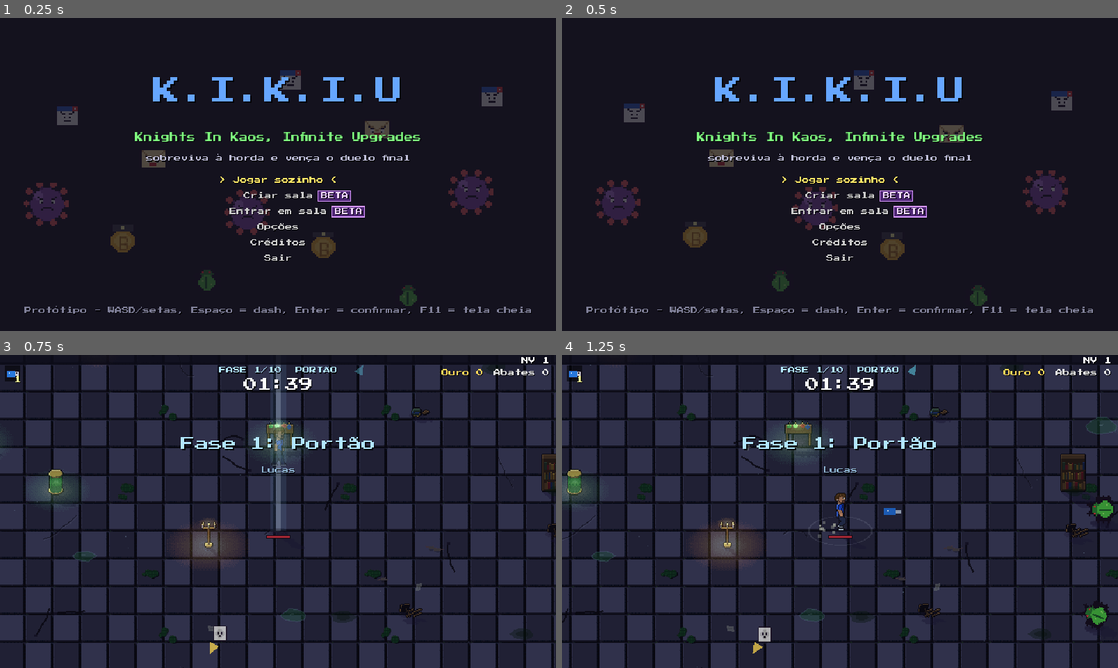
Above: before the commit, frames 1-4 (two rows, left to right).
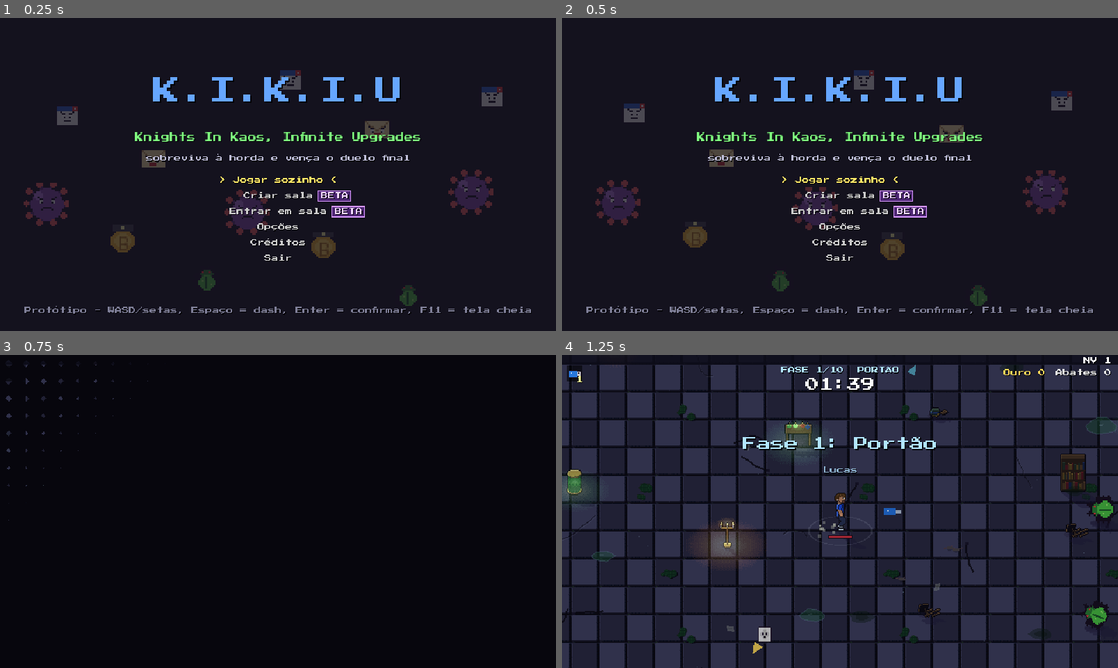
Above: after the commit, the same moments.

Repository: brenoalmeidatec/KIKIU-Survival
Game: Godot game, scene res://main.tscn
The game is run twice, just before and just after one commit, with the same random seed, the same clock (stepped at 60 frames per second) and the same inputs.
Inputs (mouse positions are in pixels of both pictures, inside the frame that each line leads up to):
- Up to frame 1 (0.25 s): no input
- Up to frame 2 (0.5 s): no input
- Up to frame 3 (0.75 s): tap Enter (confirmar) at 0.5 s; move the mouse to (400, 495) at 0.52 s; hold D (direita) from 0.53 s (still down); tap Q (transformar) at 0.6 s; click (400, 495) at 0.67 s
- Up to frame 4 (1.25 s): keep holding D (direita); tap X (pular) at 0.77 s

Frames 1-2 are identical in both runs. In frame 3, 80% of the frame differs, in the area x 0-100%, y 0-100%; in frame 4, nothing differs.

Commit message:
#55: transição de tela em losangos (pixel art) e registro dos marcos 1 e 2
Co-Authored-By: Claude Opus 5.5 <noreply@anthropic.com>

Diff:
--- a/jogos/hordas/projeto/project.godot
+++ b/jogos/hordas/projeto/project.godot
@@ -14,6 +14,7 @@
 Som="*res://scripts/hordas/som.gd"
 Rede="*res://scripts/hordas/rede.gd"
 Config="*res://scripts/hordas/config.gd"
+Transicao="*res://scripts/hordas/transicao.gd"
 
 [display]
 
--- a/jogos/hordas/projeto/scripts/hordas/arena.gd
+++ b/jogos/hordas/projeto/scripts/hordas/arena.gd
@@ -486,6 +486,7 @@
 	if acabou or not entre_fases or mapa_acessiveis().is_empty():
 		return
 	tela_mapa.abrir()
+	Transicao.revelar()   # sai da fase pro mapa
 
 
 func mapa_acessiveis() -> Array:
@@ -510,6 +511,7 @@
 	_no_seq += 1
 	var seq := _no_seq
 	tela_mapa.fechar()
+	Transicao.revelar()   # do mapa pra fase nova
 	if resultado.aberto():
 		resultado.fechar()
 	loja.fechar()   # o anfitrião fechou a votação com alguém ainda na loja
--- a/jogos/hordas/projeto/scripts/hordas/main.gd
+++ b/jogos/hordas/projeto/scripts/hordas/main.gd
@@ -33,6 +33,9 @@
 var _tela := Control.new()
 var _camada := CanvasLayer.new()
 var _estado := "titulo"      # titulo, herois, partida, fim
+var _estado_antes := "titulo"  # pra perceber a troca de tela e tocar a transição
+## telas que são a mesma tela pro jogador (só muda o texto): trocar entre elas não tem transição
+const MESMA_TELA := [["endereco", "conectando"], ["titulo", "opcoes"]]
 var _sel := 0
 var _arena: Node2D
 var _resumo := {}
@@ -121,6 +124,10 @@
 func _process(dt: float) -> void:
 	_t += dt
 	_tela.queue_redraw()
+	if _estado != _estado_antes:
+		if not ([_estado_antes, _estado] in MESMA_TELA or [_estado, _estado_antes] in MESMA_TELA):
+			Transicao.revelar()
+		_estado_antes = _estado
 	if Input.is_action_just_pressed("tela_cheia"):
 		# vira a opção "Tela cheia" (o Config troca a janela e lembra pra próxima vez)
 		var modo := DisplayServer.window_get_mode()
--- /dev/null
+++ b/jogos/hordas/projeto/scripts/hordas/transicao.gd
@@ -0,0 +1,58 @@
+extends CanvasLayer
+## Transição entre telas (#55): a tela nova aparece por trás de uma "cortina" de losangos de pixel art que
+## encolhem varrendo na diagonal, o clássico dos jogos de 16 bits. É só desenho por cima: a lógica do jogo
+## não espera por ela, então não segura nenhum fluxo (nem os testes).
+## Uso: Transicao.revelar() logo depois de trocar de tela (main.gd faz isso sozinho quando o estado muda).
+
+const W := 640.0
+const H := 360.0
+const LADO := 20.0           # tamanho de cada losango
+const DUR := 0.42            # segundos até a tela ficar toda à mostra
+const ATRASO := 0.55         # fração da duração gasta no atraso da varredura (o resto é o encolher de cada losango)
+const COR := Color(0.03, 0.025, 0.05)
+
+var _t := DUR
+var _tela := Control.new()
+
+
+func _ready() -> void:
+	layer = 60
+	process_mode = Node.PROCESS_MODE_ALWAYS
+	_tela.size = Vector2(W, H)
+	_tela.mouse_filter = Control.MOUSE_FILTER_IGNORE
+	_tela.draw.connect(_desenhar)
+	add_child(_tela)
+
+
+func revelar() -> void:
+	_t = 0.0
+	_tela.queue_redraw()
+
+
+func ativa() -> bool:
+	return _t < DUR
+
+
+func _process(dt: float) -> void:
+	if _t >= DUR:
+		return
+	_t += minf(dt / maxf(Engine.time_scale, 0.01), 1.0 / 30.0)   # tempo real: não acelera com --rapido nem trava no hitstop
+	_tela.queue_redraw()
+
+
+func _desenhar() -> void:
+	if _t >= DUR:
+		return
+	var p := _t / DUR
+	var colunas := int(W / LADO) + 2
+	var linhas := int(H / LADO) + 2
+	for ly in linhas:
+		for cx in colunas:
+			# varre da esquerda-de-cima pra direita-de-baixo
+			var ordem := float(cx + ly) / float(colunas + linhas)
+			var f := clampf((p - ordem * ATRASO) / (1.0 - ATRASO), 0.0, 1.0)
+			var r := LADO * (1.0 - f)
+			if r <= 0.5:
+				continue
+			var c := Vector2(cx * LADO, ly * LADO)
+			_tela.draw_colored_polygon(PackedVector2Array([c + Vector2(0, -r), c + Vector2(r, 0), c + Vector2(0, r), c + Vector2(-r, 0)]), COR)
Not shown, changed: LOGBOOK.md
